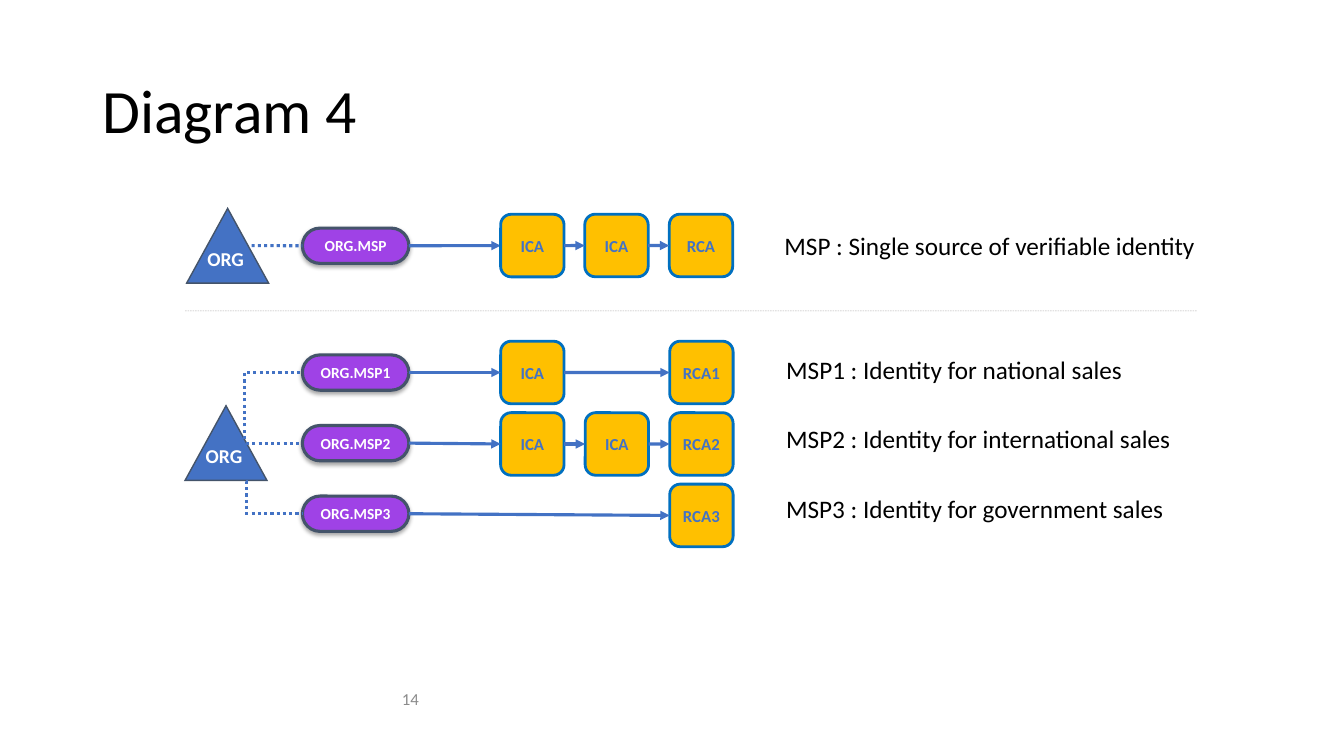
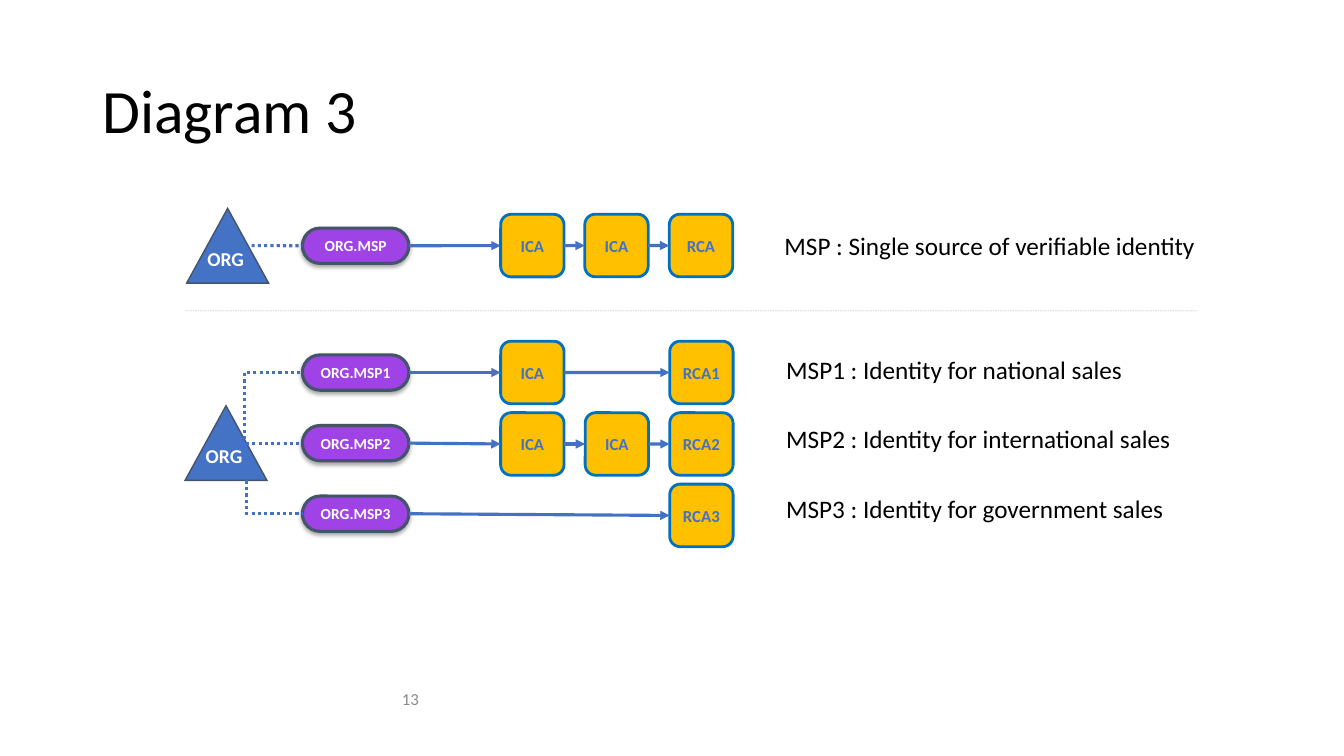
Before and after one commit to FabricTOC/FabricTOC, a slide deck: slide 13 of docs/OtherSourceMaterial/Diagrams.pptx (slide 14 before the commit). Drawn at 1344x756 pixels with LibreOffice and Linux fonts; fonts in the diff are those of the drawing. Boxes give left, top, right and bottom in pixels: in the first picture for what was removed or moved away, otherwise in the second. Text is boxed around its words. In the diff, an @@ line names an element or a change of style, - is before the commit and + after.

```diff
--- a/docs/OtherSourceMaterial/Diagrams.pptx
+++ b/docs/OtherSourceMaterial/Diagrams.pptx
@@ title at <box>102,90,357,144</box>: text changed @@
-Diagram 4
+Diagram 3
@@ page number at <box>402,694,419,705</box>: text changed @@
-14
+13
```
Also in this commit, not shown: 6 other slides changed, 1 slide added, 1 slide removed, 2 other files.
